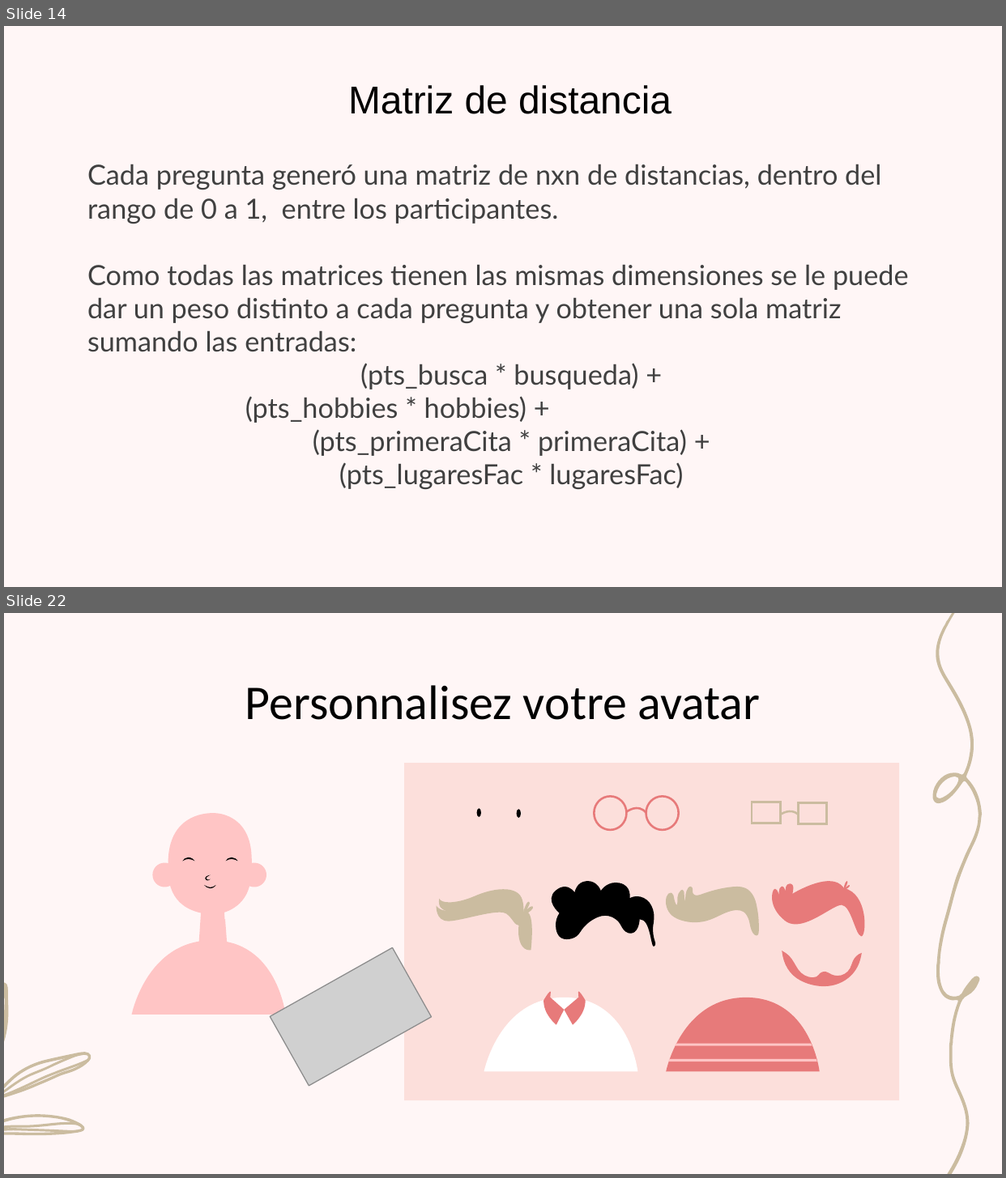
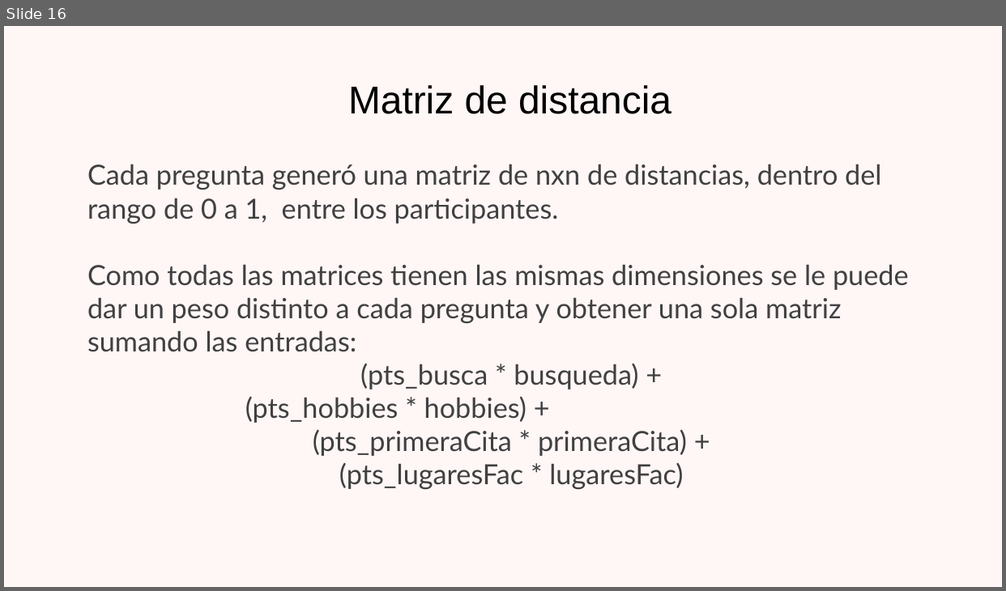
Before and after one commit to jazminamg26/Emparejamientos-Facultad-de-Ciencias, a slide deck: Proyecto ciencia de datos.pptx. Shown one above the other, each under a label of ours: slides 14 and 22 before the commit, slide 16 after it; the slides between them are not shown. The pictures are 1006x1178 and 1006x591 pixels, drawn with LibreOffice and Linux fonts; fonts in the diff are those of the drawing; grey boxes stand for pictures; background and template pictures are left out. Boxes give left, top, right and bottom in pixels: in the first picture for what was removed or moved away, otherwise in the second. Text is boxed around its words. In the diff, an @@ line names an element or a change of style, - is before the commit and + after.

```diff
--- a/Proyecto ciencia de datos.pptx
+++ b/Proyecto ciencia de datos.pptx
@@ slide 22 removed at bbox=[4, 613, 1002, 1174], background #FFF6F6 @@
@@ freeform shape removed at bbox=[932, 613, 981, 1174] @@
@@ title removed at bbox=[245, 685, 761, 720] @@
-Personnalisez votre avatar
@@ rectangle removed at bbox=[404, 763, 899, 1100] @@
@@ freeform shape removed at bbox=[594, 797, 627, 831] @@
@@ freeform shape removed at bbox=[627, 803, 646, 814] @@
@@ freeform shape removed at bbox=[646, 797, 679, 831] @@
@@ freeform shape removed at bbox=[752, 803, 780, 824] @@
@@ freeform shape removed at bbox=[799, 803, 827, 824] @@
@@ freeform shape removed at bbox=[477, 808, 481, 818] @@
@@ freeform shape removed at bbox=[516, 810, 520, 819] @@
@@ freeform shape removed at bbox=[780, 807, 799, 815] @@
@@ group removed at bbox=[132, 814, 285, 1014]: 10 freeform shapes @@
@@ freeform shape removed at bbox=[435, 889, 524, 926] @@
@@ freeform shape removed at bbox=[523, 901, 535, 914] @@
@@ freeform shape removed at bbox=[544, 881, 655, 948] @@
@@ freeform shape removed at bbox=[665, 887, 760, 935] @@
@@ freeform shape removed at bbox=[769, 881, 869, 936] @@
@@ freeform shape removed at bbox=[843, 881, 850, 890] @@
@@ freeform shape removed at bbox=[514, 913, 536, 950] @@
@@ picture removed at bbox=[270, 948, 432, 1087] @@
@@ freeform shape removed at bbox=[782, 952, 861, 987] @@
@@ group removed at bbox=[4, 984, 90, 1174]: 4 freeform shapes @@
@@ freeform shape removed at bbox=[484, 997, 637, 1071] @@
@@ freeform shape removed at bbox=[543, 991, 564, 1024] @@
@@ freeform shape removed at bbox=[564, 991, 586, 1024] @@
@@ freeform shape removed at bbox=[666, 999, 820, 1072] @@
@@ freeform shape removed at bbox=[675, 1044, 812, 1046] @@
@@ freeform shape removed at bbox=[669, 1059, 817, 1061] @@
@@ what was slide 14 is now slide 16 @@
```
Also in this commit, not shown: 4 slides changed, 5 slides added, 28 other slides removed, 10 other files.
